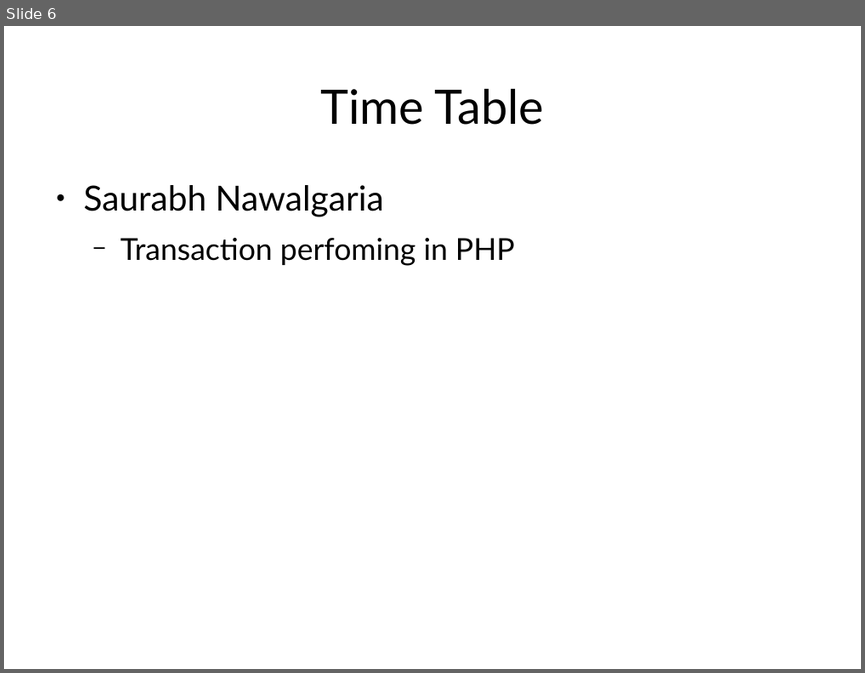
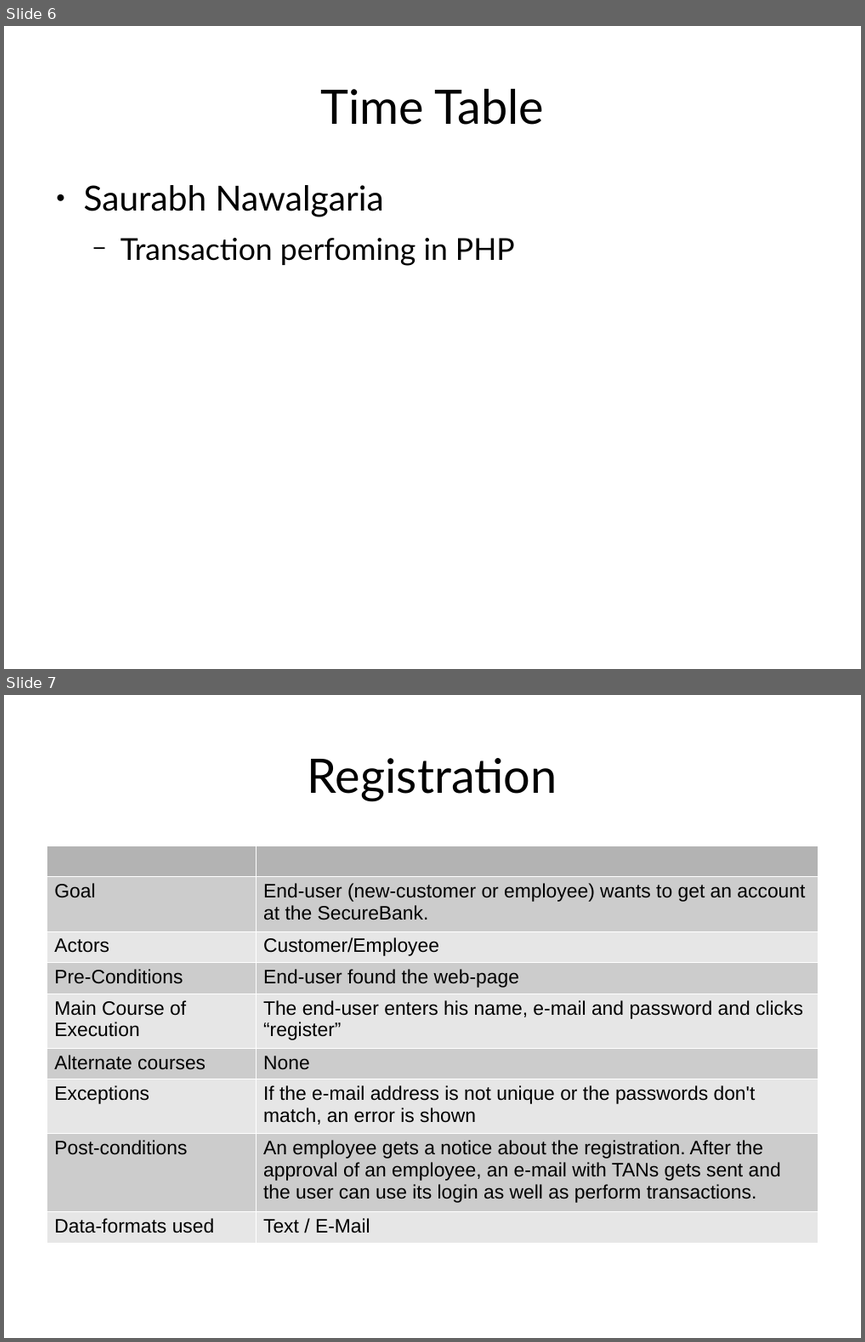
Before and after one commit to snawalgaria/SecureCoding, a slide deck: presentation/presentation.odp. Shown one above the other, each under a label of ours: slide 6 before the commit, slides 6 and 7 after it. The pictures are 865x673 and 865x1342 pixels, drawn with LibreOffice and Linux fonts; fonts in the diff are those of the drawing. Boxes give left, top, right and bottom in pixels: in the first picture for what was removed or moved away, otherwise in the second. Text is boxed around its words. In the diff, an @@ line names an element or a change of style, - is before the commit and + after.

```diff
--- a/presentation/presentation.odp
+++ b/presentation/presentation.odp
@@ slide 7 added at (4, 695, 861, 1338), background #FFFFFF @@
@@ title added at (307, 758, 557, 801), 44 pt, text #000000 @@
+Registration
@@ table added at (46, 845, 818, 1236), 9 rows, 2 columns @@
+ | 
+Goal | End-user (new-customer or employee) wants to get an account at the SecureBank.
+Actors | Customer/Employee
+Pre-Conditions | End-user found the web-page
+Main Course of Execution | The end-user enters his name, e-mail and password and clicks “register”
+Alternate courses | None
+Exceptions | If the e-mail address is not unique or the passwords don't match, an error is shown
+Post-conditions | An employee gets a notice about the registration. After the approval of an employee, an e-mail with TANs gets sent and the user can use its login as well as perform transactions.
+Data-formats used | Text / E-Mail
```
Also in this commit, not shown: 1 slide changed, 10 other slides added, 1 other file.
